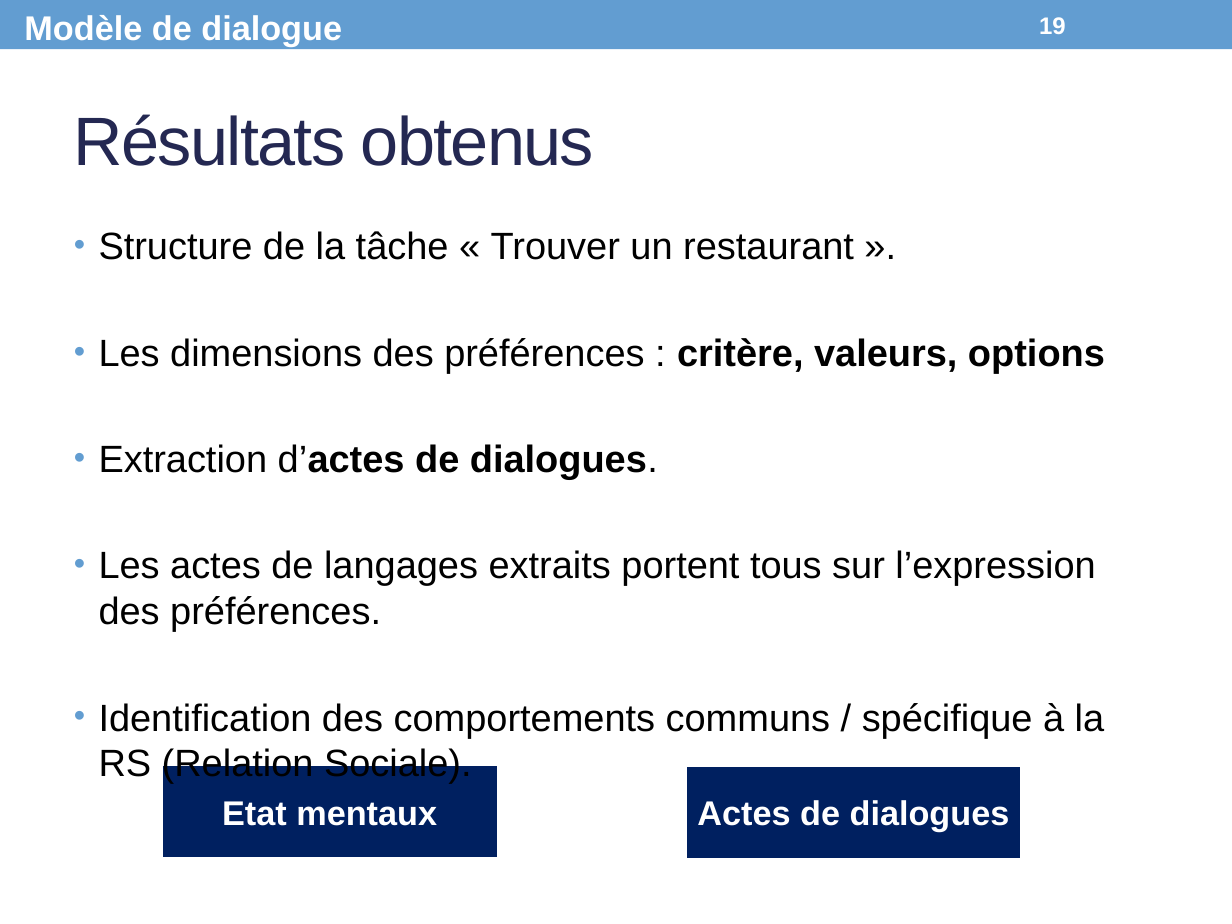
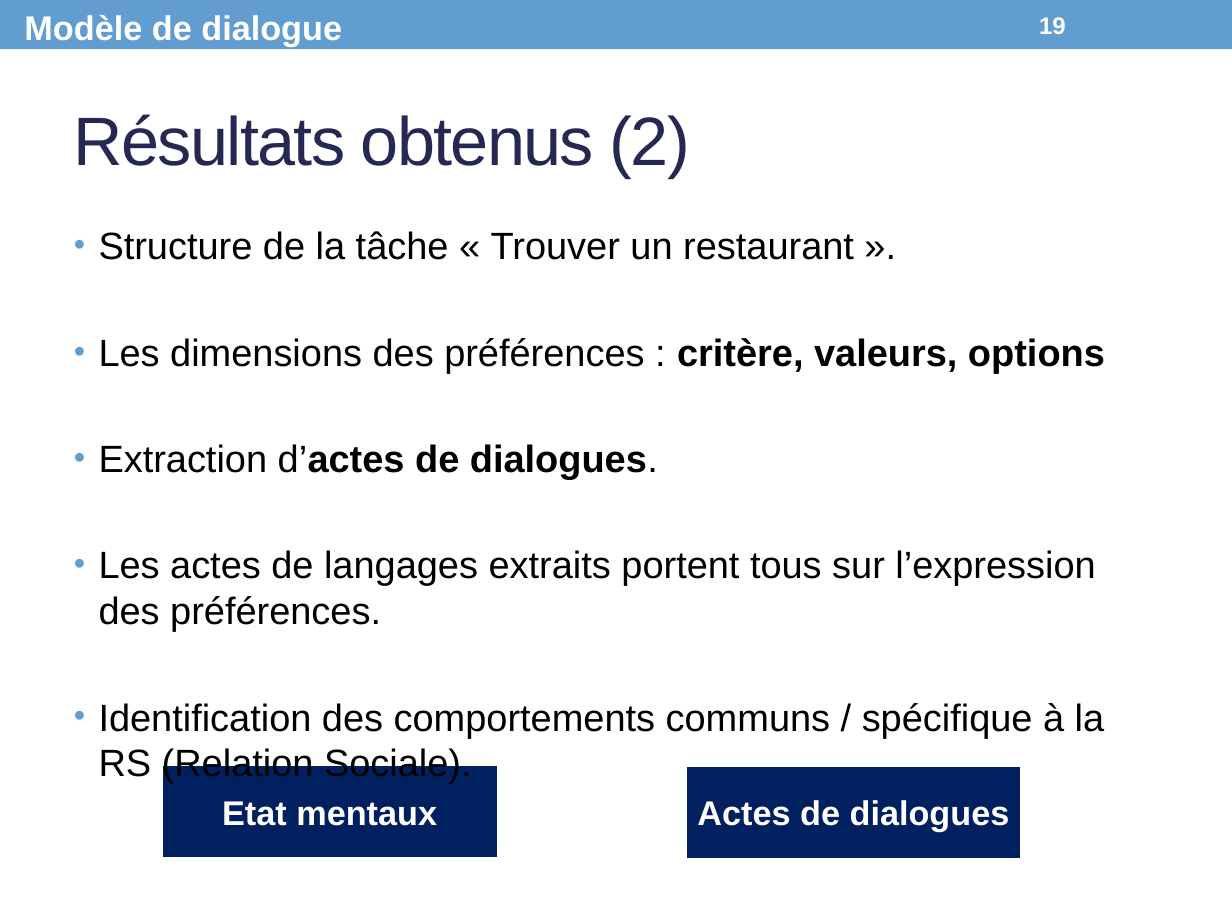
Before and after one commit to Olydia/Discolog, a slide deck: slide 19 of papers/Presentations/CPU_Presentation.pptx. Drawn at 1232x924 pixels with LibreOffice and Linux fonts; fonts in the diff are those of the drawing. Boxes give left, top, right and bottom in pixels: in the first picture for what was removed or moved away, otherwise in the second. Text is boxed around its words. In the diff, an @@ line names an element or a change of style, - is before the commit and + after.

```diff
--- a/papers/Presentations/CPU_Presentation.pptx
+++ b/papers/Presentations/CPU_Presentation.pptx
@@ title at box(74, 114, 690, 178): text changed @@
-Résultats obtenus
+Résultats obtenus (2)
```
Also in this commit, not shown: 14 other slides changed, 1 slide removed.
